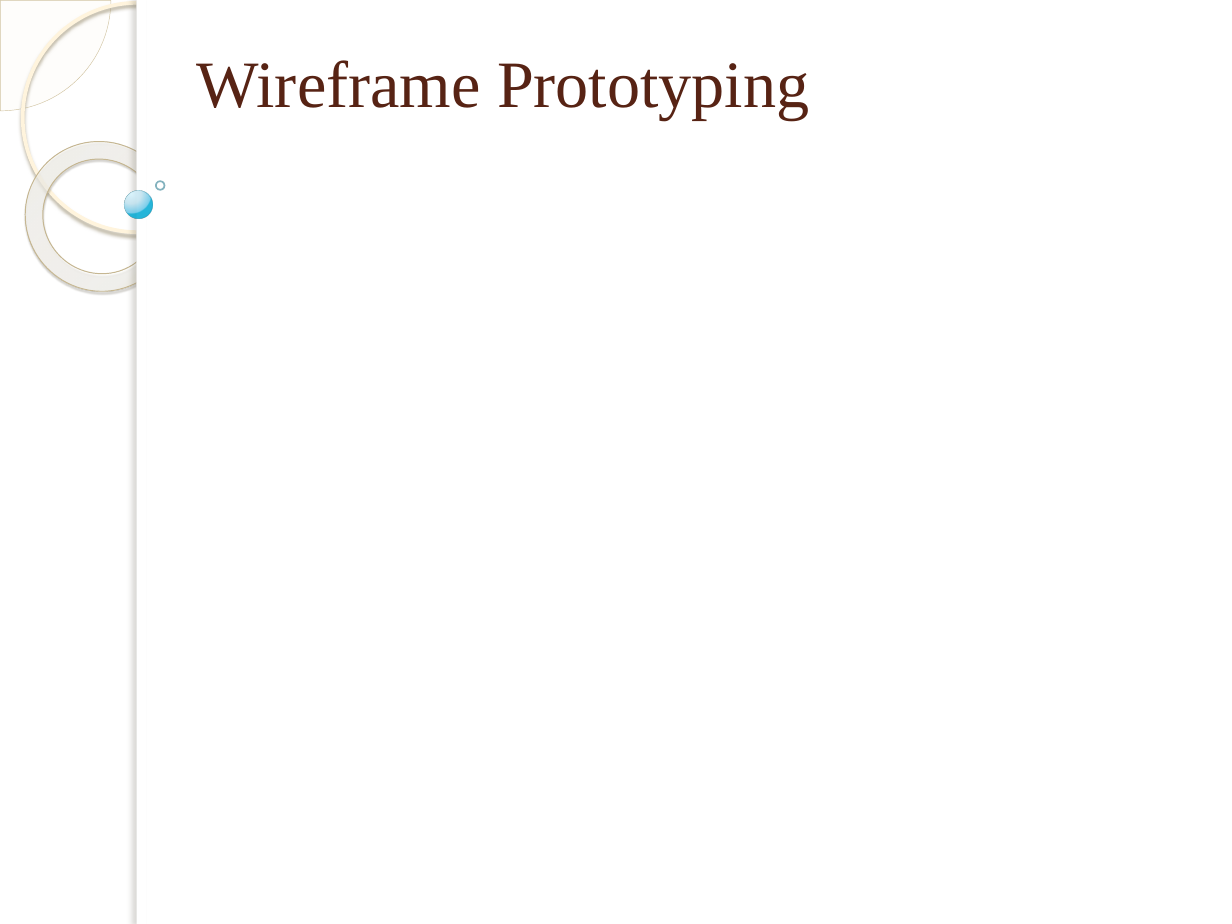
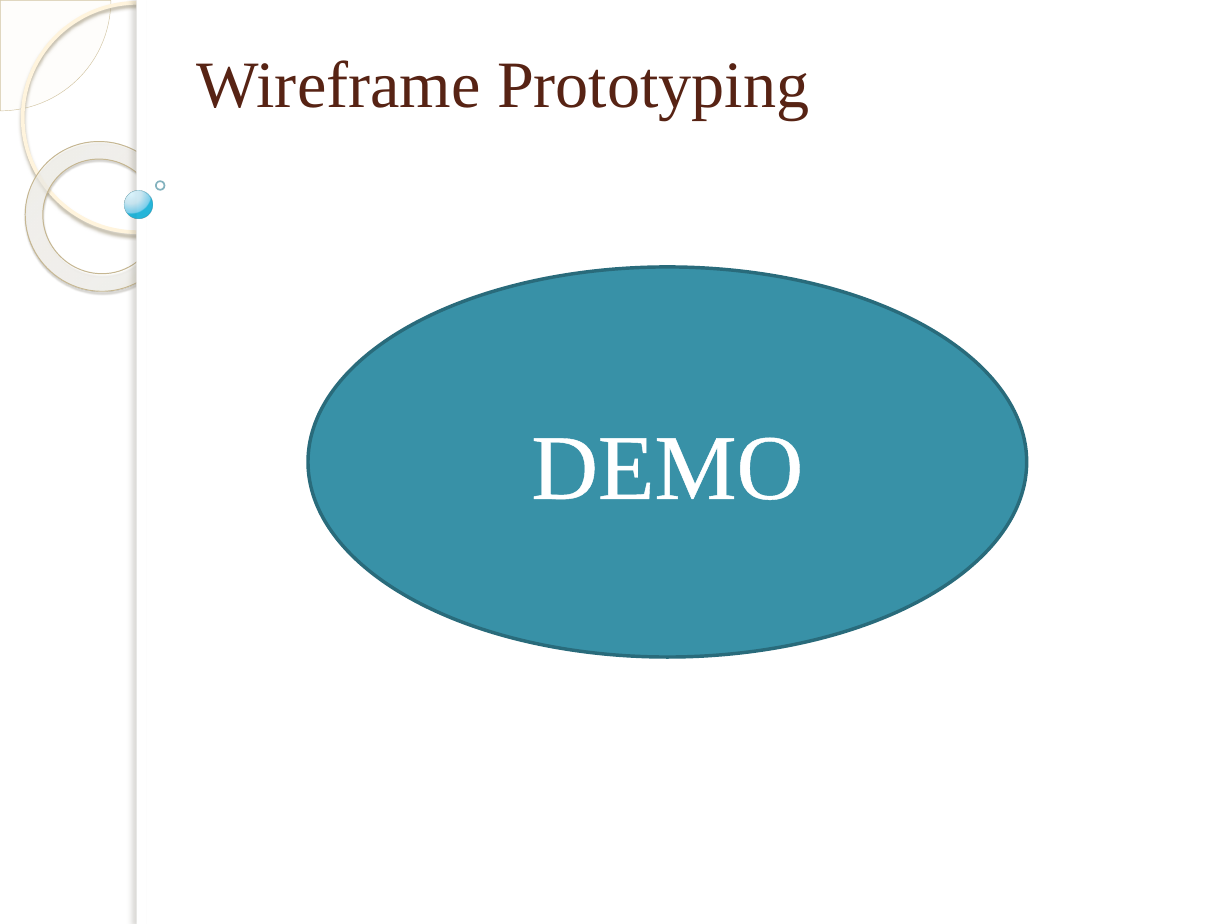
Before and after one commit to pakkunandy/v-tourist, a slide deck: slide 14 of Document/Report/Tuần 4/PoC/SlidePoC.pptx. Drawn at 1232x924 pixels with LibreOffice and Linux fonts; fonts in the diff are those of the drawing; background and template pictures are left out. Boxes give left, top, right and bottom in pixels: in the first picture for what was removed or moved away, otherwise in the second. Text is boxed around its words. In the diff, an @@ line names an element or a change of style, - is before the commit and + after.

```diff
--- a/Document/Report/Tuần 4/PoC/SlidePoC.pptx
+++ b/Document/Report/Tuần 4/PoC/SlidePoC.pptx
@@ ellipse added at [308,267,1026,658], fill #3891A7, outline #296B7C 2 pt, 54 pt, text #FFFFFF @@
+DEMO
```
Also in this commit, not shown: 1 other file.
